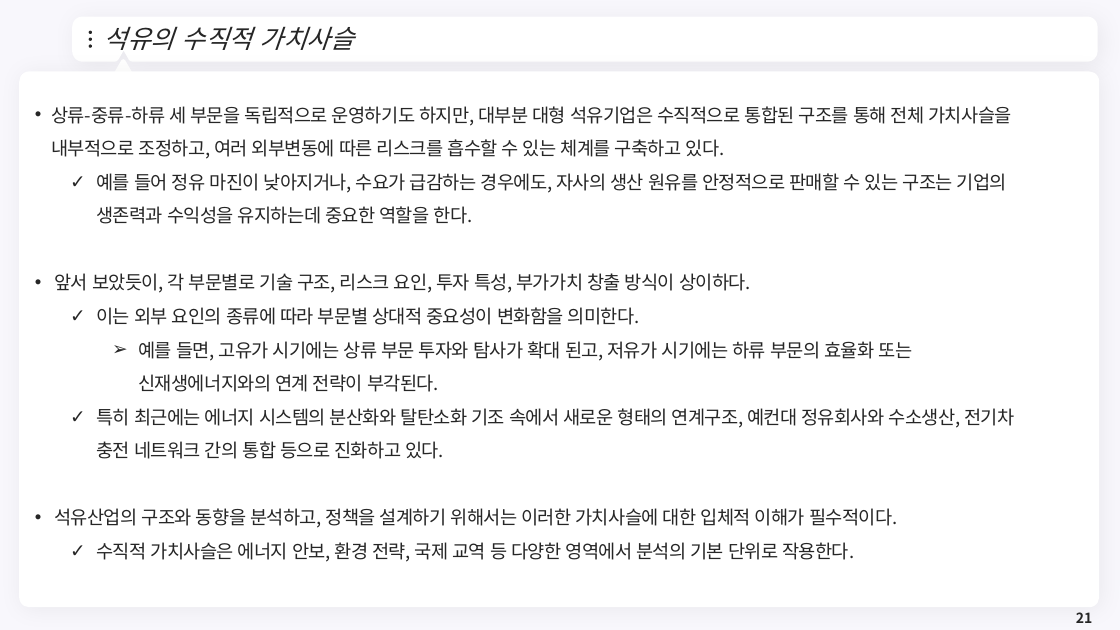
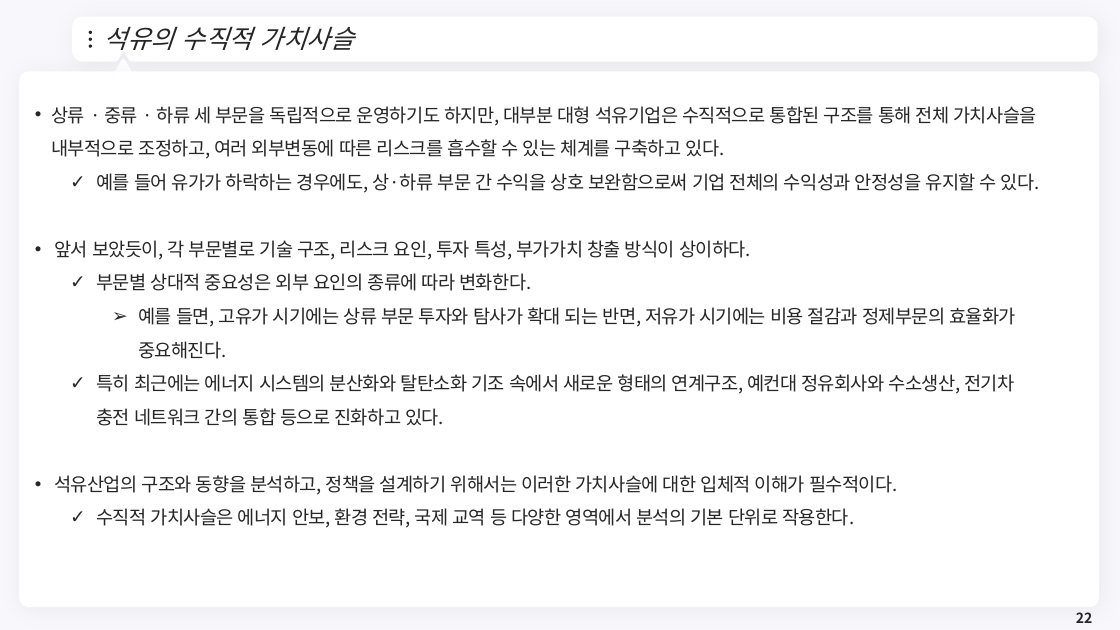
Before and after one commit to meandthey/Teaching, a slide deck: slide 22 of 에너지경제학/자원에너지경제학_Chapter_3 (석유).pptx (slide 21 before the commit). Drawn at 1120x630 pixels with LibreOffice and Linux fonts; fonts in the diff are those of the drawing; background and template pictures are left out. Boxes give left, top, right and bottom in pixels: in the first picture for what was removed or moved away, otherwise in the second. Text is boxed around its words. In the diff, an @@ line names an element or a change of style, - is before the commit and + after.

```diff
--- a/에너지경제학/자원에너지경제학_Chapter_3 (석유).pptx
+++ b/에너지경제학/자원에너지경제학_Chapter_3 (석유).pptx
@@ text at (51,106,1040,193): text changed @@
-• 상류-중류-하류 세 부문을 독립적으로 운영하기도 하지만, 대부분 대형 석유기업은 수직적으로 통합된 구조를 통해 전체 가치사슬을 내부적으로 조정하고, 여러 외부변동에 따른 리스크를 흡수할 수 있는 체계를 구축하고 있다.
-  ✓ 예를 들어 정유 마진이 낮아지거나, 수요가 급감하는 경우에도, 자사의 생산 원유를 안정적으로 판매할 수 있는 구조는 기업의 생존력과 수익성을 유지하는데 중요한 역할을 한다.
+• 상류 · 중류 · 하류 세 부문을 독립적으로 운영하기도 하지만, 대부분 대형 석유기업은 수직적으로 통합된 구조를 통해 전체 가치사슬을 내부적으로 조정하고, 여러 외부변동에 따른 리스크를 흡수할 수 있는 체계를 구축하고 있다.
+  ✓ 예를 들어 유가가 하락하는 경우에도, 상·하류 부문 간 수익을 상호 보완함으로써 기업 전체의 수익성과 안정성을 유지할 수 있다.
@@ text at (96,273,1016,359): text changed @@
-  ✓ 이는 외부 요인의 종류에 따라 부문별 상대적 중요성이 변화함을 의미한다.
-    ➢ 예를 들면, 고유가 시기에는 상류 부문 투자와 탐사가 확대 된고, 저유가 시기에는 하류 부문의 효율화 또는 신재생에너지와의 연계 전략이 부각된다.
+  ✓ 부문별 상대적 중요성은 외부 요인의 종류에 따라 변화한다.
+    ➢ 예를 들면, 고유가 시기에는 상류 부문 투자와 탐사가 확대 되는 반면, 저유가 시기에는 비용 절감과 정제부문의 효율화가 중요해진다.
@@ page number at (1076,612,1092,623): text changed @@
-21
+22
```
Also in this commit, not shown: 7 other slides changed, 3 slides added, 5 other files.
